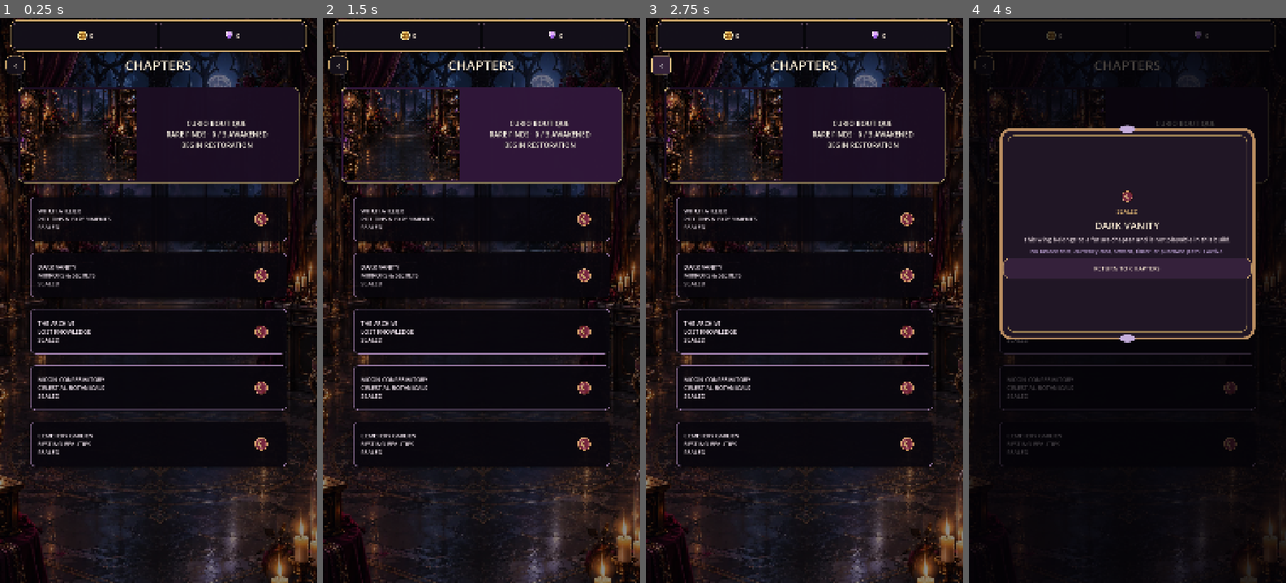
Above: before the commit, frames 1-4 (left to right).
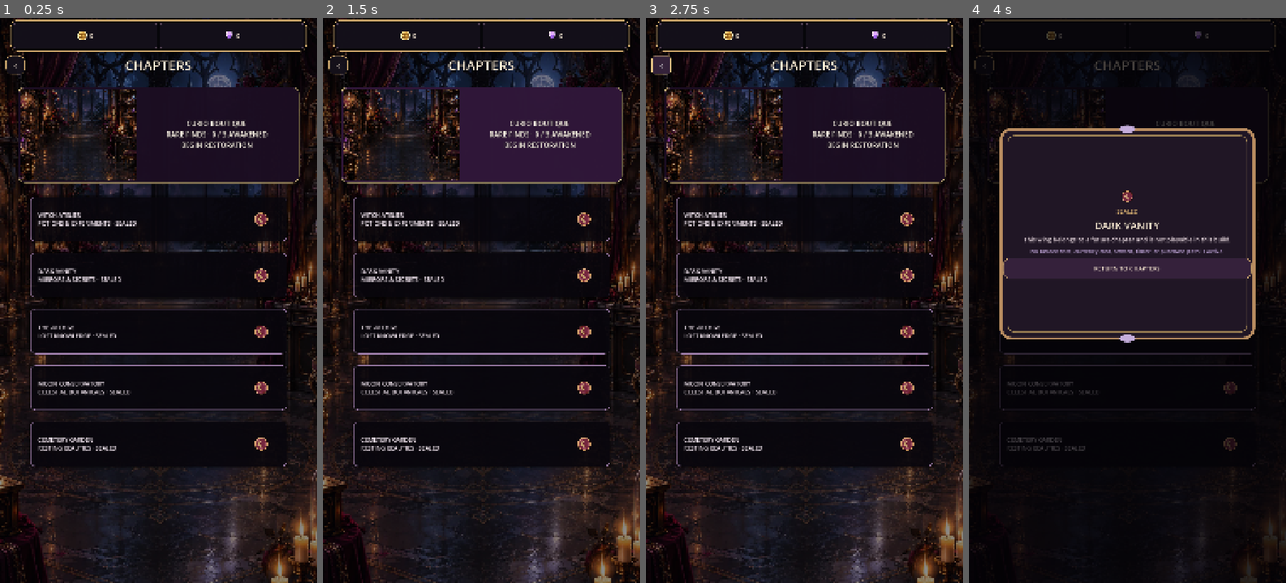
Above: after the commit, the same moments.

Repository: Jay-prodesign/akilta-match3
Game: Godot game, scene res://src/ui/map/chapter_select.tscn
Two runs of this game, one before a commit and one after it. Both use one fixed random seed, a clock stepped at 60 frames per second and the inputs below. This scene is started directly instead of the project's main scene.
Inputs:
- Up to frame 1 (0.25 s): no input
- Up to frame 2 (1.5 s): click "CURIO BOUTIQUE RARE FINDS · 0…" at 0.5 s; click "CURIO BOUTIQUE RARE FINDS · 0…" at 1.25 s
- Up to frame 3 (2.75 s): click "‹" at 2 s
- Up to frame 4 (4 s): click "DARK VANITY MIRRORS & SECRETS…" at 2.75 s; click "THE ARCHIVE LOST KNOWLEDGE SE…" (after the commit: "THE ARCHIVE LOST KNOWLEDGE · …") at 3.5 s

The runs differ from the first frame. In frame 1, 2.5% of the frame differs, in the area x 11-44%, y 33-78%; in frame 2, 2.5%; in frame 3, 2.5%; in frame 4, 0.6%.

Commit message:
Compact sealed chapter copy into door plaques

Diff:
--- a/src/ui/map/chapter_select.tscn
+++ b/src/ui/map/chapter_select.tscn
@@ -313,9 +313,7 @@
 theme_override_styles/hover = SubResource("LockedHover")
 theme_override_styles/pressed = SubResource("LockedHover")
 theme_override_styles/focus = SubResource("LockedHover")
-text = "WITCH ATELIER
-POTIONS & EXPERIMENTS
-SEALED"
+text = "WITCH ATELIER\nPOTIONS & EXPERIMENTS · SEALED"
 alignment = 0
 
 [node name="WaxSeal" type="TextureRect" parent="Layout/ChapterGrid/Chapter_witch_atelier"]
@@ -344,9 +342,7 @@
 theme_override_styles/hover = SubResource("LockedHover")
 theme_override_styles/pressed = SubResource("LockedHover")
 theme_override_styles/focus = SubResource("LockedHover")
-text = "DARK VANITY
-MIRRORS & SECRETS
-SEALED"
+text = "DARK VANITY\nMIRRORS & SECRETS · SEALED"
 alignment = 0
 
 [node name="WaxSeal" type="TextureRect" parent="Layout/ChapterGrid/Chapter_dark_vanity"]
@@ -375,9 +371,7 @@
 theme_override_styles/hover = SubResource("LockedHover")
 theme_override_styles/pressed = SubResource("LockedHover")
 theme_override_styles/focus = SubResource("LockedHover")
-text = "THE ARCHIVE
-LOST KNOWLEDGE
-SEALED"
+text = "THE ARCHIVE\nLOST KNOWLEDGE · SEALED"
 alignment = 0
 
 [node name="WaxSeal" type="TextureRect" parent="Layout/ChapterGrid/Chapter_archive"]
@@ -406,9 +400,7 @@
 theme_override_styles/hover = SubResource("LockedHover")
 theme_override_styles/pressed = SubResource("LockedHover")
 theme_override_styles/focus = SubResource("LockedHover")
-text = "MOON CONSERVATORY
-CELESTIAL BOTANICALS
-SEALED"
+text = "MOON CONSERVATORY\nCELESTIAL BOTANICALS · SEALED"
 alignment = 0
 
 [node name="WaxSeal" type="TextureRect" parent="Layout/ChapterGrid/Chapter_moon_conservatory"]
@@ -437,9 +429,7 @@
 theme_override_styles/hover = SubResource("LockedHover")
 theme_override_styles/pressed = SubResource("LockedHover")
 theme_override_styles/focus = SubResource("LockedHover")
-text = "CEMETERY GARDEN
-RESTING BEAUTIES
-SEALED"
+text = "CEMETERY GARDEN\nRESTING BEAUTIES · SEALED"
 alignment = 0
 
 [node name="WaxSeal" type="TextureRect" parent="Layout/ChapterGrid/Chapter_cemetery_garden"]
